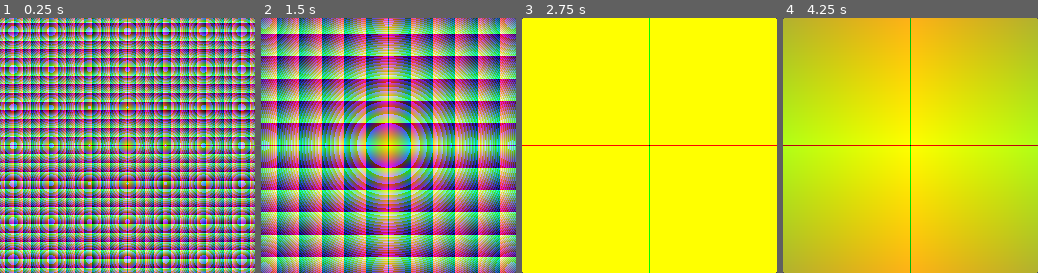
Above: before the commit, frames 1-4 (left to right).
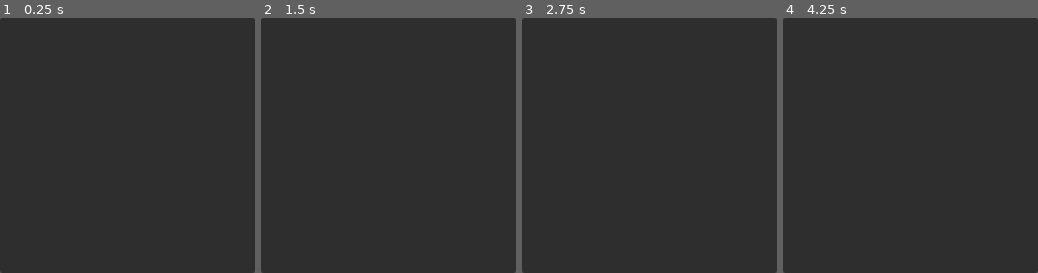
Above: after the commit, the same moments.

Repository: acerix/shadexp
Game: Godot game, scene res://display.tscn
Same seed, same stepped clock (60 frames per second), same inputs: the game is played once before the commit and once after it.
Inputs:
- Up to frame 1 (0.25 s): no input
- Up to frame 2 (1.5 s): no input
- Up to frame 3 (2.75 s): no input
- Up to frame 4 (4.25 s): no input

The runs differ from the first frame. In frame 1, 99% of the frame differs, in the area x 0-100%, y 0-100%; in frame 2, 99%; in frame 3, 100%; in frame 4, 100%.

Commit message:
Add glsl-arbitrary-precision addon

Diff:
--- a/src/display.tscn
+++ b/src/display.tscn
@@ -1,14 +1,11 @@
 [gd_scene load_steps=5 format=3 uid="uid://cl3r4kru12lw0"]
 
-[ext_resource type="Shader" uid="uid://oavkcrnwvcxs" path="res://models/grid-test/pixel.gdshader" id="1_mytll"]
 [ext_resource type="PackedScene" uid="uid://ccivujdp2ydos" path="res://dashboard.tscn" id="1_ru5jf"]
+[ext_resource type="Shader" uid="uid://4jqi52w52jml" path="res://models/mandelbrot/pixel.gdshader" id="1_tbhi7"]
 [ext_resource type="Script" uid="uid://8caf0rkfxlug" path="res://canvas.gd" id="2_tbhi7"]
 
 [sub_resource type="ShaderMaterial" id="ShaderMaterial_tbhi7"]
-shader = ExtResource("1_mytll")
-shader_parameter/viewport_aspect_ratio = 1.0
-shader_parameter/centre = Vector2(0, 0)
-shader_parameter/zoom = 2.0
+shader = ExtResource("1_tbhi7")
 
 [node name="Display" type="Control"]
 layout_mode = 3
--- a/src/models/grid-test/pixel.gdshader
+++ b/src/models/grid-test/pixel.gdshader
@@ -1,4 +1,6 @@
 shader_type canvas_item;
+
+#include "res://addons/glsl-arbitrary-precision/arbitrary.gdshaderinc"
 
 uniform float viewport_aspect_ratio;
 uniform vec2 centre;
--- /dev/null
+++ b/src/models/mandelbrot/pixel.gdshader
@@ -0,0 +1,71 @@
+shader_type canvas_item;
+
+uniform float viewport_aspect_ratio;
+uniform vec2 centre;
+uniform float zoom;
+
+#include "res://addons/glsl-arbitrary-precision/arbitrary.gdshaderinc"
+
+// from https://github.com/RohanFredriksson/glsl-arbitrary-precision
+float mandelbrot() {
+
+    uint c_r[ARRAY_SIZE];
+    uint c_i[ARRAY_SIZE];
+    uint z_r[ARRAY_SIZE];
+    uint z_i[ARRAY_SIZE];
+
+    load(c_r, -0.75);
+    load(c_i, 0.1);
+    zero(z_r);
+    zero(z_i);
+
+    uint nz_r[ARRAY_SIZE];
+    uint nz_i[ARRAY_SIZE];
+
+    int iterations = 64;
+    for (int k = 0; k < iterations; k++) {
+
+        uint tmp[ARRAY_SIZE];
+        uint radius[ARRAY_SIZE];
+        mul(z_r, z_r, tmp);
+        mul(z_i, z_i, radius);
+        add(radius, tmp, radius);
+
+        if (radius[1] > 4) {
+            return float(k) / float(iterations);
+        }
+
+        mul(z_i, z_i, nz_r);
+        negate(nz_r);
+        mul(z_r, z_r, tmp);
+        add(nz_r, tmp, nz_r);
+        add(nz_r, c_r, nz_r);
+
+        load(nz_i, 2.0);
+        mul(nz_i, z_r, nz_i);
+        mul(nz_i, z_i, nz_i);
+        add(nz_i, c_i, nz_i);
+
+        assign(z_r, nz_r);
+        assign(z_i, nz_i);
+
+    }
+
+    return 0.0;
+}
+
+void fragment() {
+	// calculate coordinates of the point at this pixel
+	vec2 point = (UV - vec2(0.5)) * vec2(viewport_aspect_ratio, -1) * zoom * 2.0 + centre;
+
+	// draw unit xy grid -- red: -|x%1|, green: -|y%1|
+	float line_width = abs(zoom) / 1024.0;  // SCREEN_PIXEL_SIZE.x
+	float r = fract(line_width - abs(point.x));
+	float g = fract(line_width - abs(point.y));
+
+	// unit circle around origin -- blue: (xx+yy)%1
+	float b = fract(dot(point, point));
+
+	// set pixel colour
+	COLOR = vec4(r, g, b, 1.0);
+}
Not shown, added: src/models/mandelbrot/pixel.gdshader.uid
Not shown, added: .gitmodules
